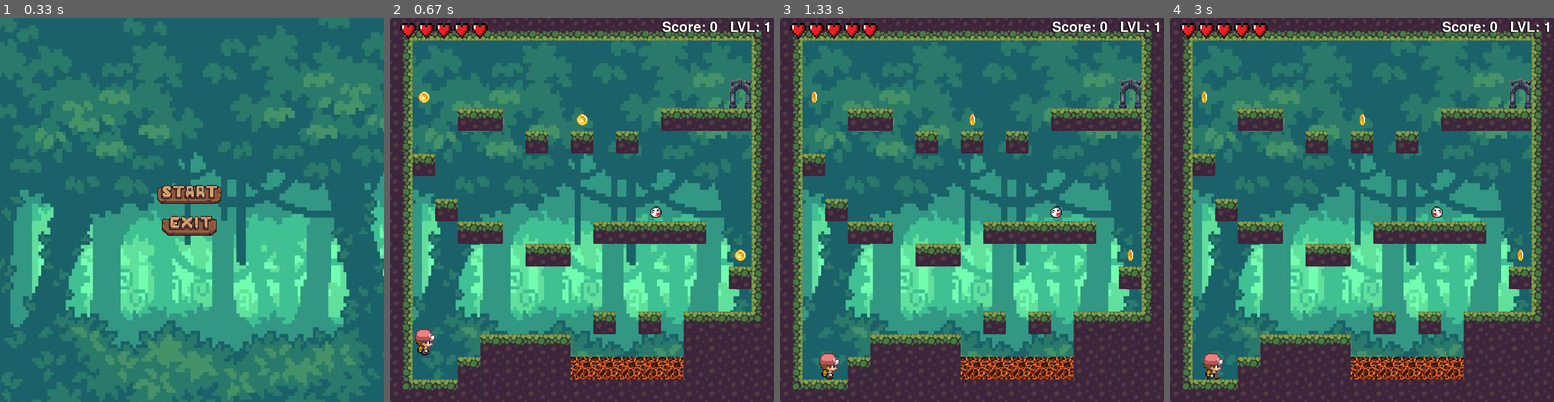
Above: before the commit, frames 1-4 (left to right).
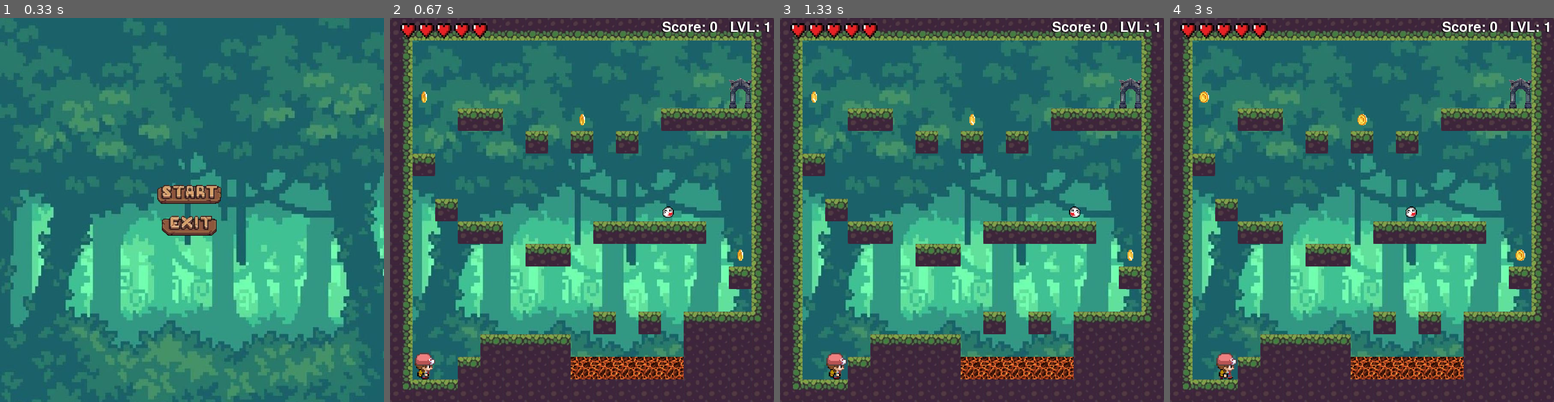
Above: after the commit, the same moments.

Repository: Milan-a/PyGame
Game: pygame game, started from game/game.py
Two runs of this game, one before a commit and one after it. Both use one fixed random seed, a clock stepped at 60 frames per second and the inputs below.
Inputs (mouse positions are in pixels of both pictures, inside the frame that each line leads up to):
- Up to frame 1 (0.33 s): no input
- Up to frame 2 (0.67 s): click (578, 194) at 0.38 s
- Up to frame 3 (1.33 s): hold Right 0.67-1.13 s; move the mouse to (956, 225) at 0.7 s
- Up to frame 4 (3 s): hold Left 1.67-2.2 s; hold Right from 2.67 s (still down)

Frame 1 is identical in both runs. In frame 2, 0.8% of the frame differs, in the area x 6-93%, y 19-95%; in frame 3, 0.6%; in frame 4, 0.8%.

Commit message:
добавление FPS в цикл игры

Diff:
--- a/game/const.py
+++ b/game/const.py
@@ -1,7 +1,7 @@
 WIDTH, HEIGHT = 750, 750
 SIZE = (WIDTH, HEIGHT)
 FPS = 60
-PLAYER_SPEED = 2  # скорость ходьбы игрока
+PLAYER_SPEED = 3  # скорость ходьбы игрока
 ANIM_SPEED = 15  # скорость анимации игрока
-JUMP_HEIGHT = 16  # высота прыжка
+JUMP_HEIGHT = 14  # высота прыжка
 TILE_SIZE = HEIGHT // 17  # размеры одного блока по сравнению с размерами окна
--- a/game/enemy.py
+++ b/game/enemy.py
@@ -15,22 +15,17 @@
         self.rect = self.image.get_rect()
         self.rect.x = x
         self.rect.y = y
-        self.move = 1
+        self.move = 2
         self.count_move = 0
 
-        self.speed = 0
+    def update(self):  # перемещение приведений
+        self.rect.x += self.move
+        self.count_move += 1
+        if abs(self.count_move) >= TILE_SIZE:
+            self.move *= -1
+            self.count_move *= -1
 
-    def update(self):  # перемещение преведений
-        self.speed += 1
-        if self.speed == 2:
-            self.speed = 0
-            self.rect.x += self.move
-            self.count_move += 1
-            if abs(self.count_move) >= TILE_SIZE:
-                self.move *= -1
-                self.count_move *= -1
-
-                if self.images_r_l.index(self.image) == 1:  # зеркалим изображение
-                    self.image = self.images_r_l[0]
-                else:
-                    self.image = self.images_r_l[1]
+            if self.images_r_l.index(self.image) == 1:  # зеркалим изображение
+                self.image = self.images_r_l[0]
+            else:
+                self.image = self.images_r_l[1]
--- a/game/game.py
+++ b/game/game.py
@@ -8,7 +8,7 @@
 from variables import *
 
 pygame.init()
-pygame.display.set_caption("Miner")  # 'шахтёр'
+pygame.display.set_caption("Call of the Wild")
 icon = pygame.image.load('data/images/icon.png')
 pygame.display.set_icon(icon)
 bg_image = pygame.image.load('data/images/background_1.png')
@@ -19,7 +19,7 @@
 pygame.mixer.init()
 pygame.mixer.music.load('data/sounds/Music.mp3')  # Фоновая музыка
 pygame.mixer.music.play(loops=-1)  # Зациклить музыку
-pygame.mixer.music.set_volume(0.4)  # Громкость фоновой музыки
+pygame.mixer.music.set_volume(0.2)  # Громкость фоновой музыки
 # Звуки завершения уровня и выигрыша
 level_win_sound = pygame.mixer.Sound('data/sounds/LevelWin.mp3')
 level_win_sound.set_volume(0.5)
@@ -101,10 +101,10 @@
 
 def main():
     global MENU, SCORE, WIN, LVL, world, enemy_group, lava_group, level, money_group, bg_image, game_over_sound_played
-    clock.tick(FPS)
 
     running = True
     while running:
+        clock.tick(FPS)
         if WIN:  # если игрок выиграл, рисуем картинку win_image
             screen.blit(win_image, (0, 0))
             draw_text(screen, f'Your score: {SCORE}', font2, 'black', TILE_SIZE * 7 - 17, TILE_SIZE * 10 - 8)
--- a/game/money.py
+++ b/game/money.py
@@ -15,7 +15,7 @@
         self.rect = self.image.get_rect()
         self.rect.center = (x, y)
         self.count = 0
-        self.speed = 20
+        self.speed = 5
         self.id = 0
 
     def update(self):  # анимация
--- a/game/player.py
+++ b/game/player.py
@@ -67,19 +67,14 @@
                 self.is_jump = False
 
             if key[pygame.K_LEFT]:
-                self.c += 1
-                if self.speed_x <= self.c:
-                    dx -= PLAYER_SPEED
-                    self.c = 0
+                dx -= PLAYER_SPEED
                 self.walk_pos = False
                 is_walking = True  # Игрок движется
                 if not key[pygame.K_SPACE]:
                     self.animation(False, self.is_jump)
             if key[pygame.K_RIGHT]:
-                self.c += 1
-                if self.speed_x <= self.c:
-                    dx += PLAYER_SPEED
-                    self.c = 0
+                dx += PLAYER_SPEED
+
                 self.walk_pos = True
                 is_walking = True  # Игрок движется
                 if not key[pygame.K_SPACE]:
@@ -93,8 +88,8 @@
                     self.player_img = self.walk_left[self.walk_id]
 
             self.speed_y += 1
-            if self.speed_y > 2:
-                self.speed_y = 2
+            if self.speed_y > 13:
+                self.speed_y = 13
             dy += self.speed_y
 
             self.on_flor = True
@@ -167,7 +162,6 @@
         self.rect.x = x
         self.rect.y = y
         self.c = 0
-        self.speed_x = 2
         self.speed_y = 0
         self.is_jump = False
         self.on_flor = True
